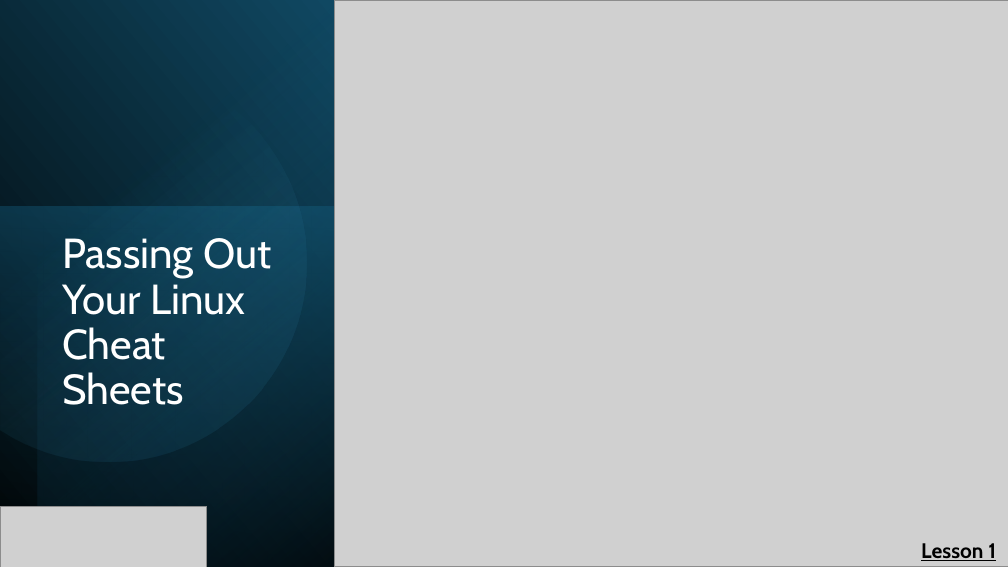
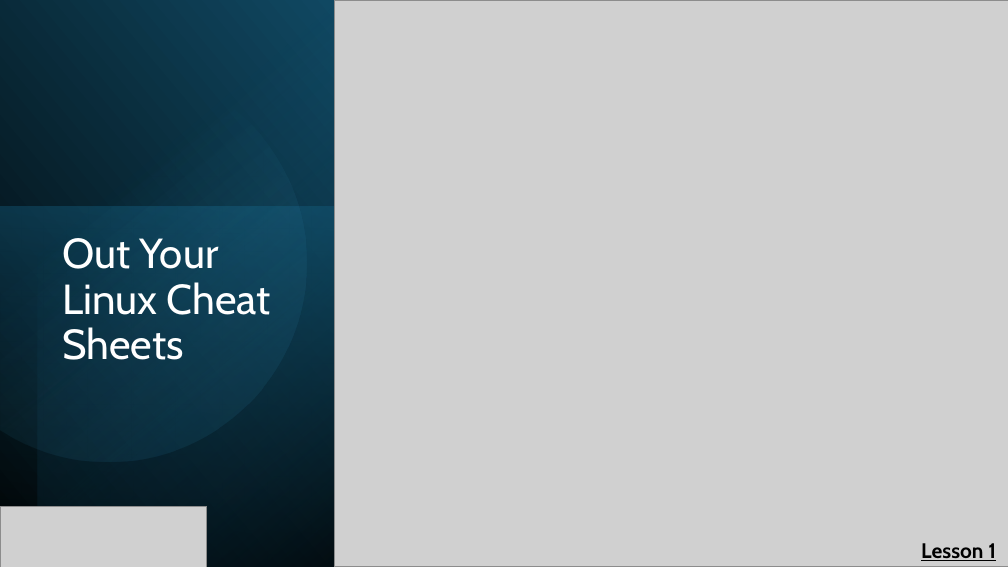
Before and after one commit to cadenkelly-lang/CyberSec-Networking-2026-REU, a slide deck: slide 19 of Module Content, End of Summer Presentation Content/Training Module Slides.pptx (slide 16 before the commit). Drawn at 1008x567 pixels with LibreOffice and Linux fonts; fonts in the diff are those of the drawing; grey boxes stand for pictures. Boxes give left, top, right and bottom in pixels: in the first picture for what was removed or moved away, otherwise in the second. Text is boxed around its words. In the diff, an @@ line names an element or a change of style, - is before the commit and + after.

Commit message:
Updated slides, Adding mkdir to the linux sheet for today's pres

```diff
--- a/Module Content, End of Summer Presentation Content/Training Module Slides.pptx
+++ b/Module Content, End of Summer Presentation Content/Training Module Slides.pptx
@@ title at [62, 238, 271, 360]: text changed @@
-Passing Out Your Linux Cheat Sheets
+Out Your Linux Cheat Sheets
```
Also in this commit, not shown: 11 other slides changed, 3 slides added, 5 other files.
